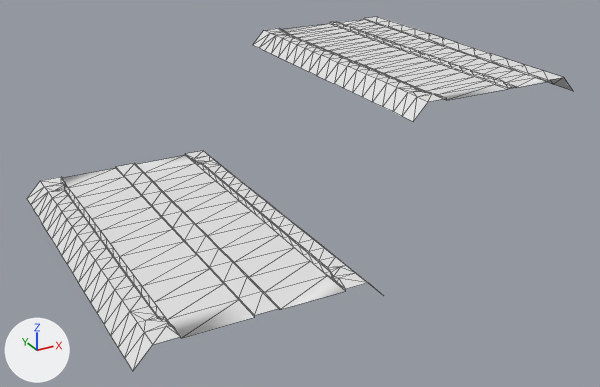
Two versions of the OBJ model Transit.Addon.RoadExtensions/Roads/Common/Meshes/32m/3mSW4mMdn/BusBoth.obj, one commit apart.
One viewpoint serves both versions: a 50 mm camera at (-44.7, -122.9, 62.6) aimed at (26.4, 6.4, -2.0). The axes (+X, +Y, +Z) are drawn at lower left. The lights are the same throughout. Mesh edges are drawn as thin lines. Where no turn or scale is listed for an object, it has been applied to the vertices.

The scene before the commit, as lines of its bpy script (objects in view):
```python
me_busboth = bpy.data.meshes.new('BusBoth')
me_busboth.from_pydata(...)  # 593 vertices, 953 faces; spans x -20.0..77.0, y -32.0..52.3, z -3.2..19.0
ob_busboth = bpy.data.objects.new('BusBoth', me_busboth)
ob_busboth.location = (0.0, 0.0, 0.0)
```
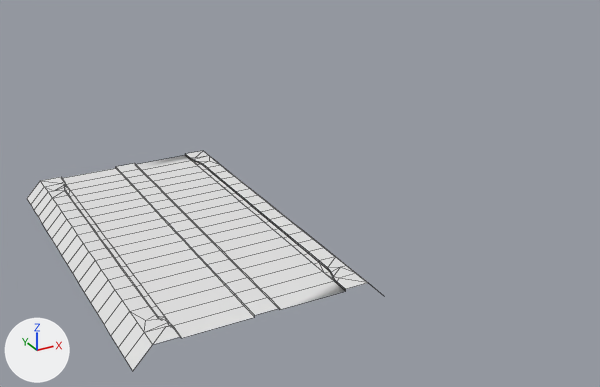
The change in detail:
me_busboth is used by ob_busboth; location (0.0, 0.0, 0.0).
me_busboth had 593 vertices, 953 faces and spanned x -20.0..77.0, y -32.0..52.3, z -3.2..19.0.
me_busboth now has 350 vertices, 293 faces and spans x -20.0..20.0, y -32.0..32.0, z -3.2..0.0.
me_busboth part 1: the loose piece of 283 vertices spanning x 39.0..77.0, y -11.7..52.3, z 15.9..19.0 is deleted.
me_busboth part 2: 1 vertex moved within x 13.0, y -5.1, z -0.3; 66 vertices removed from x -13.0..13.0, y -26.7..26.7, z -0.3..0.0; 106 vertices added at x -13.0..13.0, y -28.6..28.6, z -0.3..0.0.

Location of each change, [x1, y1, x2, y2] in pixels of the pictures (600 x 387 px; the box of a moved part takes in the faces that stretch with it):
'BusBoth', reshaped (35% narrower, 38% shorter)
    before: [27, 17, 573, 371]
    after: [27, 151, 379, 371]
part 1 of me_busboth, deleted
    before: [253, 17, 573, 122]
part 2 of me_busboth, moved or reshaped
    both: [62, 155, 345, 338]
